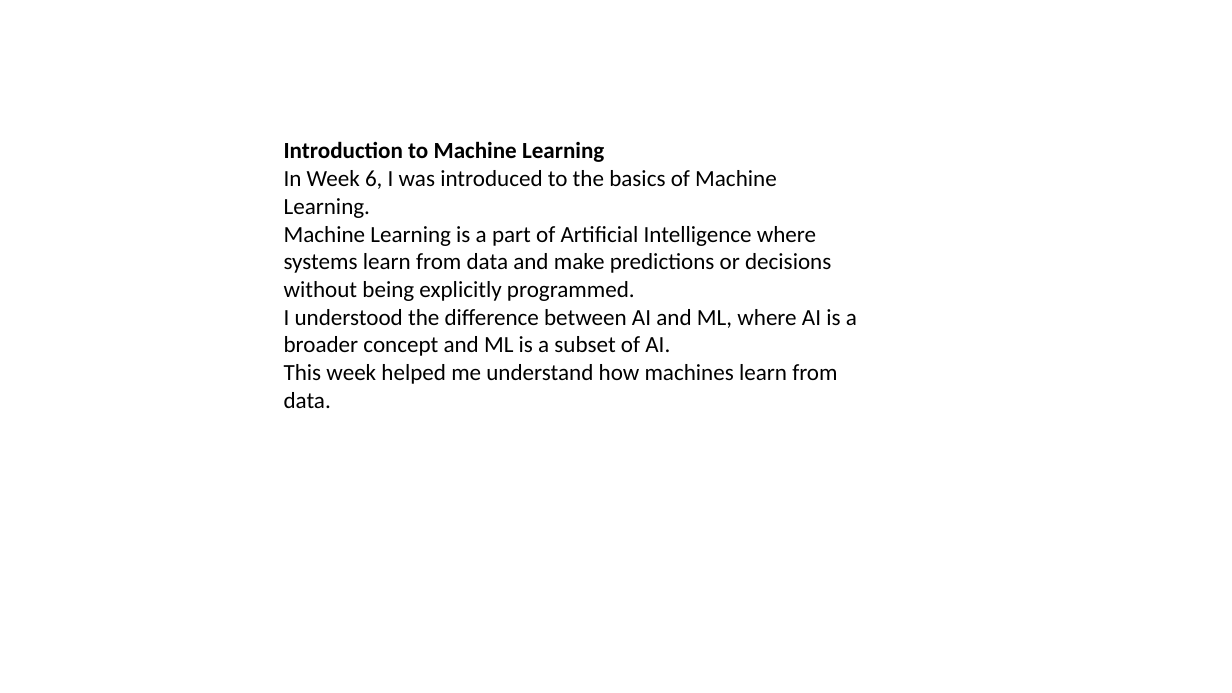
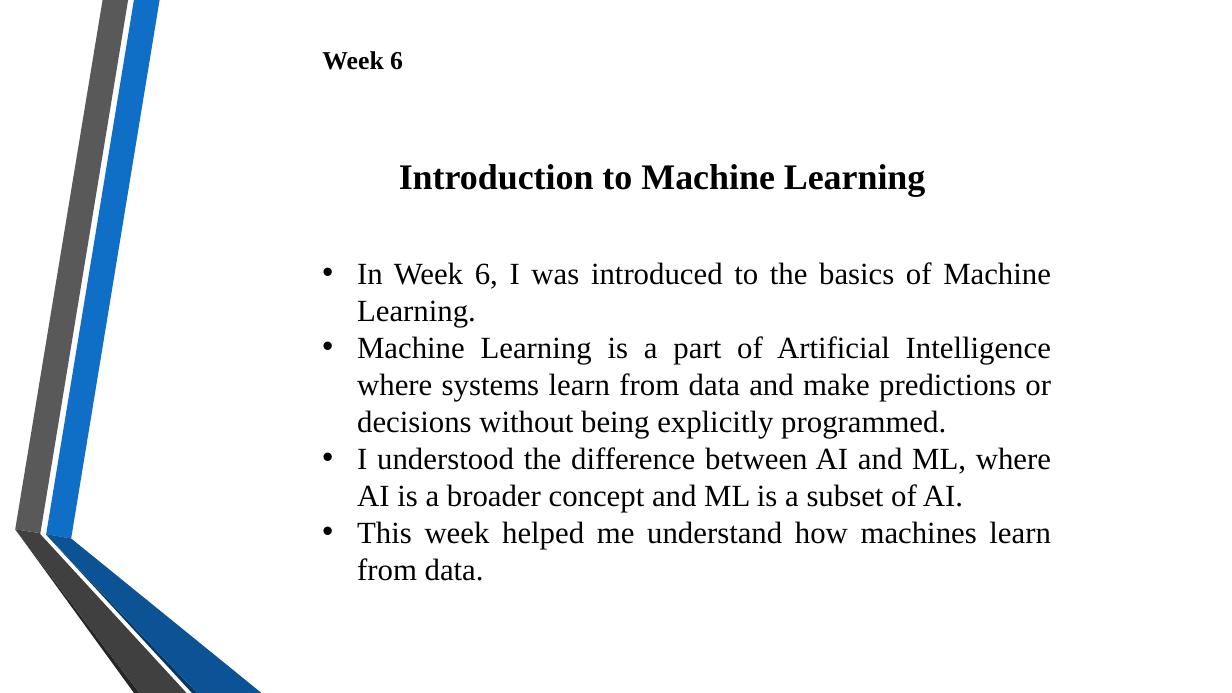
Before and after one commit to VaishnaviJadhav350/intern, a slide deck: slide 16 of Presentation 1 to 8.pptx. Drawn at 1232x693 pixels with LibreOffice and Linux fonts; fonts in the diff are those of the drawing; background and template pictures are left out. Boxes give left, top, right and bottom in pixels: in the first picture for what was removed or moved away, otherwise in the second. Text is boxed around its words. In the diff, an @@ line names an element or a change of style, - is before the commit and + after.

```diff
--- a/Presentation 1 to 8.pptx
+++ b/Presentation 1 to 8.pptx
@@ text added at <box>322,51,403,70</box>, 20 pt, text #000000, bold @@
+Week 6
@@ text at <box>284,141,604,162</box>: paragraph removed @@
-Introduction to Machine Learning
@@ text added at <box>399,164,926,196</box>, 28 pt, text #000000, bold @@
+Introduction to Machine Learning
@@ text "In Week 6, I was ...": place and size @@
-text "In Week 6, I was ..." at <box>284,141,857,408</box>
+text "In Week 6, I was ..." at <box>357,262,1051,581</box>
@@ text "In Week 6, I was ..." at <box>357,262,1051,581</box>: size 18 to 24 pt, font Calibri to Times New Roman; alignment left to justified; bullet none to • @@
@@ group added at <box>15,0,262,693</box>: 6 freeform shapes @@
```
Also in this commit, not shown: 23 other slides changed, 4 other files.
